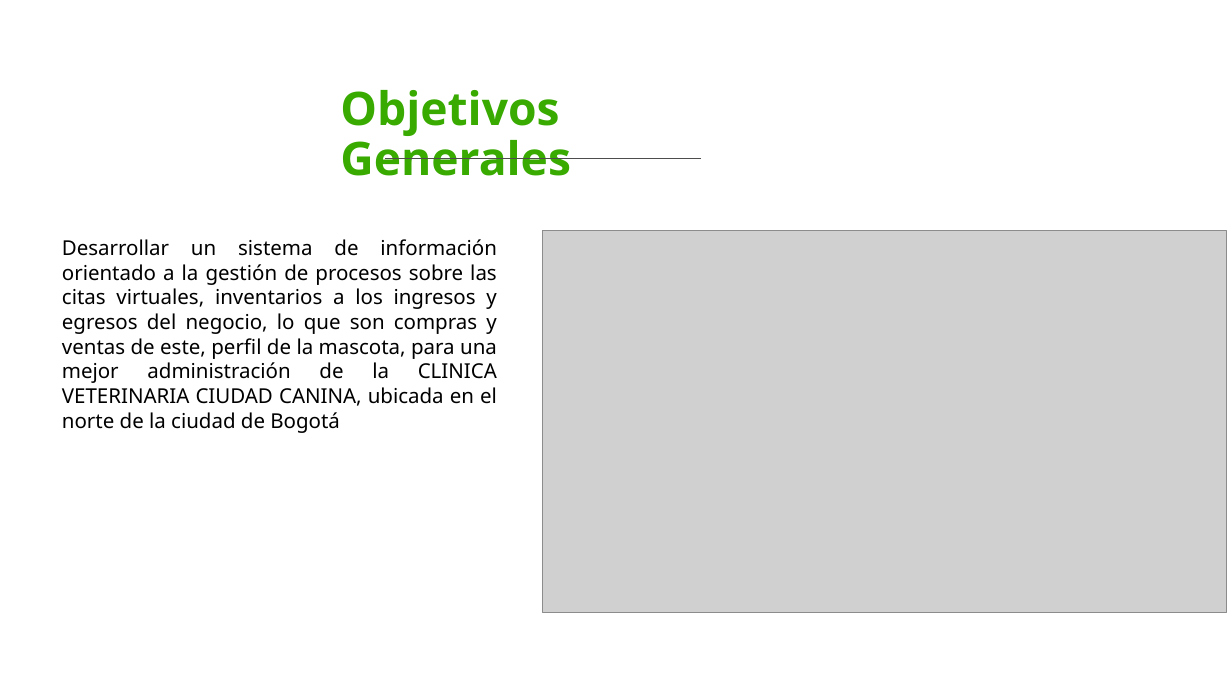
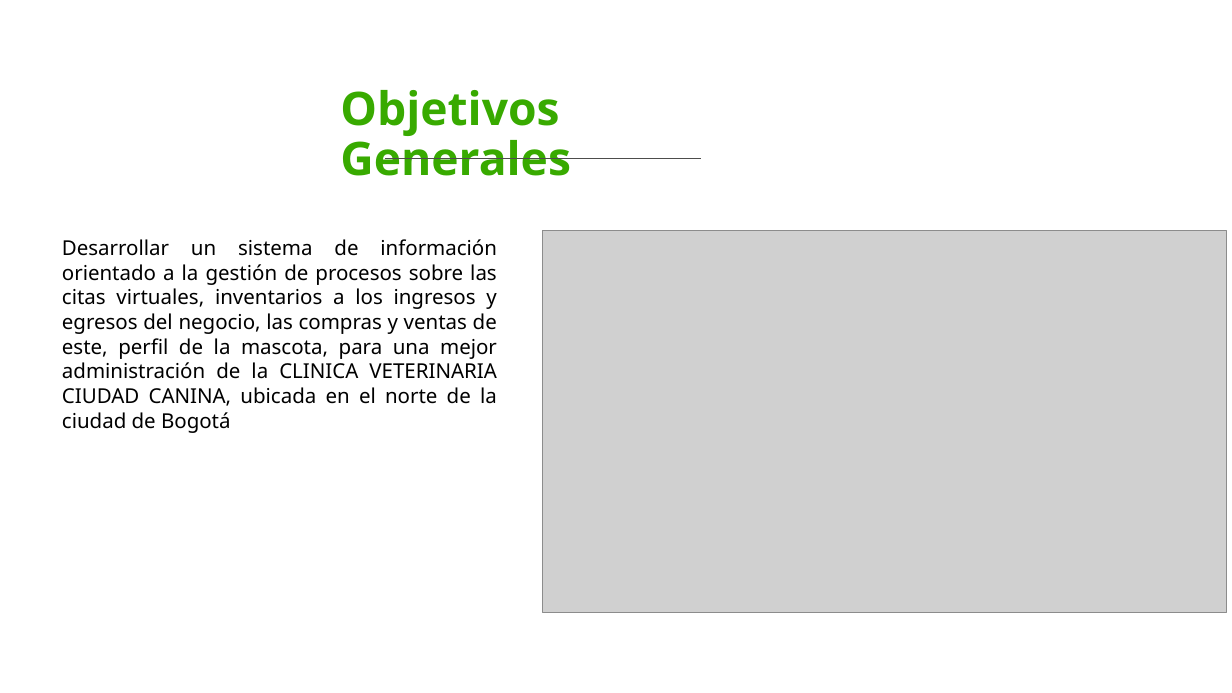
Before and after one commit to MrLeeHub2006/JAME, a slide deck: slide 8 of JAME.pptx. Drawn at 1232x693 pixels with LibreOffice and Linux fonts; fonts in the diff are those of the drawing; grey boxes stand for pictures; background and template pictures are left out. Boxes give left, top, right and bottom in pixels: in the first picture for what was removed or moved away, otherwise in the second. Text is boxed around its words. In the diff, an @@ line names an element or a change of style, - is before the commit and + after.

```diff
--- a/JAME.pptx
+++ b/JAME.pptx
@@ text at <box>62,239,497,429</box>: text changed @@
-Desarrollar un sistema de información orientado a la gestión de procesos sobre las citas virtuales, inventarios a los ingresos y egresos del negocio, lo que son compras y ventas de este, perfil de la mascota, para una mejor administración de la CLINICA VETERINARIA CIUDAD CANINA, ubicada en el norte de la ciudad de Bogotá
+Desarrollar un sistema de información orientado a la gestión de procesos sobre las citas virtuales, inventarios a los ingresos y egresos del negocio, las compras y ventas de este, perfil de la mascota, para una mejor administración de la CLINICA VETERINARIA CIUDAD CANINA, ubicada en el norte de la ciudad de Bogotá
```
Also in this commit, not shown: 4 other slides changed, 5 slides added.
